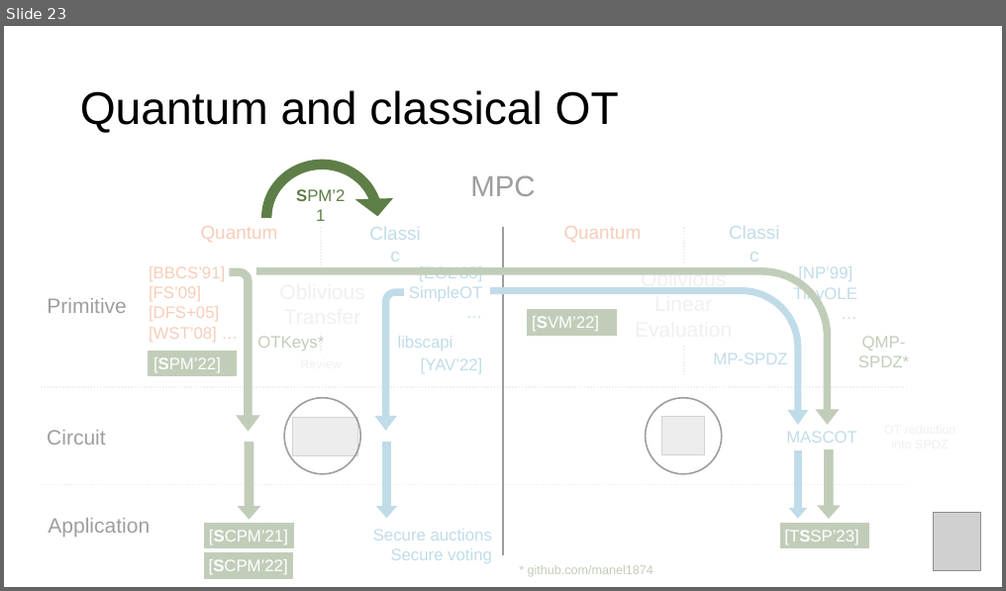
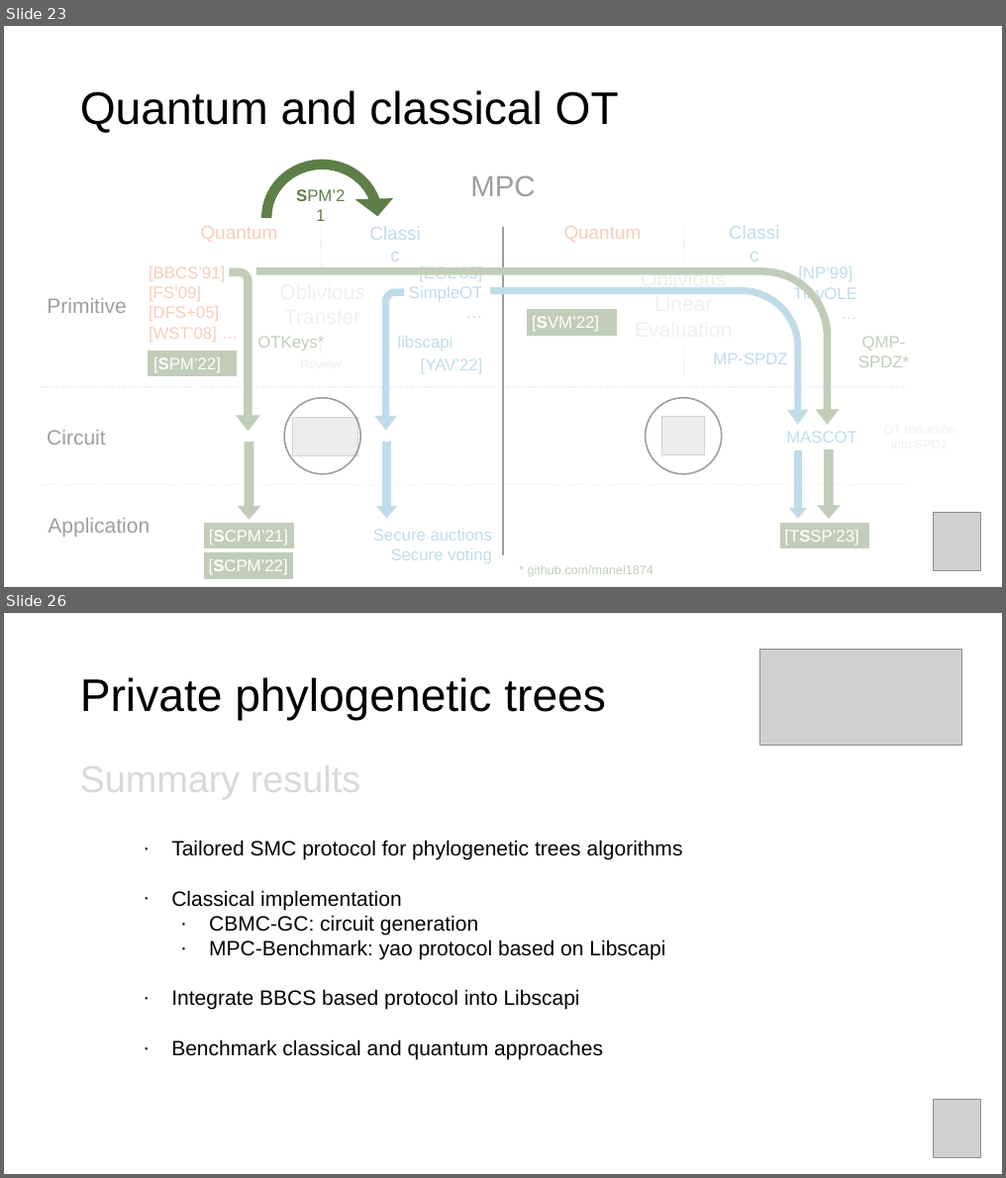
Before and after one commit to manel1874/PhD-thesis, a slide deck: thesis_defense/Thesis_presentation.pptx. Shown one above the other, each under a label of ours: slide 23 before the commit, slides 23 and 26 after it; the slides between them are not shown. The pictures are 1006x591 and 1006x1178 pixels, drawn with LibreOffice and Linux fonts; fonts in the diff are those of the drawing; grey boxes stand for pictures. Boxes give left, top, right and bottom in pixels: in the first picture for what was removed or moved away, otherwise in the second. Text is boxed around its words. In the diff, an @@ line names an element or a change of style, - is before the commit and + after.

```diff
--- a/thesis_defense/Thesis_presentation.pptx
+++ b/thesis_defense/Thesis_presentation.pptx
@@ slide 26 added at (x1=4, y1=613, x2=1002, y2=1174), background #FFFFFF @@
@@ picture added at (x1=760, y1=649, x2=961, y2=746) @@
@@ title added at (x1=80, y1=677, x2=606, y2=721), 44 pt, text #000000 @@
+Private phylogenetic trees
@@ text added at (x1=80, y1=759, x2=360, y2=800), 36 pt, text #D9D9D9 @@
+Summary results
@@ text added at (x1=171, y1=840, x2=683, y2=1059), 20 pt, text #000000 @@
+∙ Tailored SMC protocol for phylogenetic trees algorithms
+∙ Classical implementation
+  ∙ CBMC-GC: circuit generation
+  ∙ MPC-Benchmark: yao protocol based on Libscapi
+∙ Integrate BBCS based protocol into Libscapi
+∙ Benchmark classical and quantum approaches
@@ picture added at (x1=934, y1=1100, x2=982, y2=1157) @@
```
Also in this commit, not shown: 1 slide changed, 1 other slide added, 3 other files.
